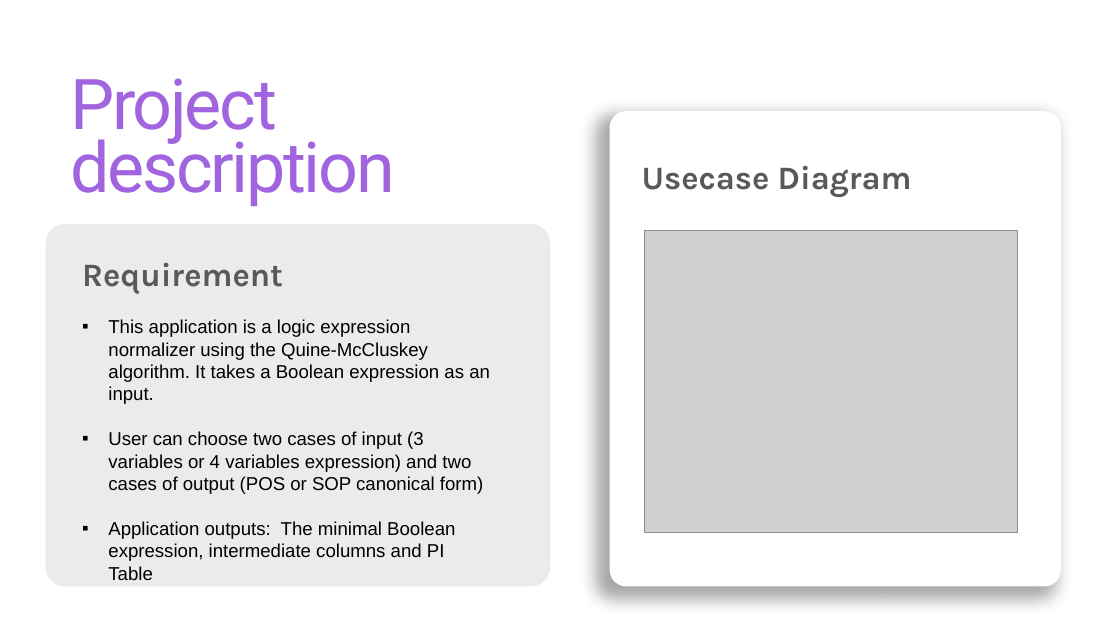
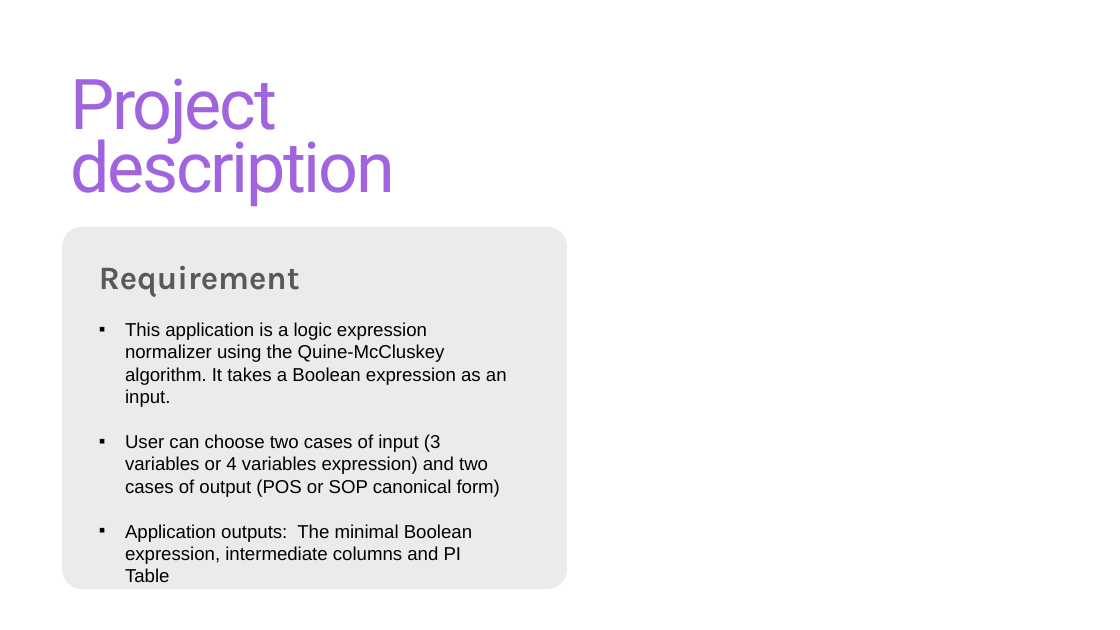
Before and after one commit to jazzDung/OOP.DSAI.20202.6, a slide deck: slide 3 of presentation.pptx. Drawn at 1120x630 pixels with LibreOffice and Linux fonts; fonts in the diff are those of the drawing; grey boxes stand for pictures. Boxes give left, top, right and bottom in pixels: in the first picture for what was removed or moved away, otherwise in the second. Text is boxed around its words. In the diff, an @@ line names an element or a change of style, - is before the commit and + after.

```diff
--- a/presentation.pptx
+++ b/presentation.pptx
@@ rounded rectangle removed at (610,111,1061,587) @@
@@ text removed at (642,166,912,197) @@
-Usecase Diagram
@@ 2 texts, 1 rounded rectangle: place and size @@
-2 texts, 1 rounded rectangle at (45,223,550,586)
+2 texts, 1 rounded rectangle at (62,227,567,590)
@@ picture removed at (644,230,1017,532) @@
```
Also in this commit, not shown: 3 other slides changed, 5 slides added, 2 slides removed, 9 other files.
